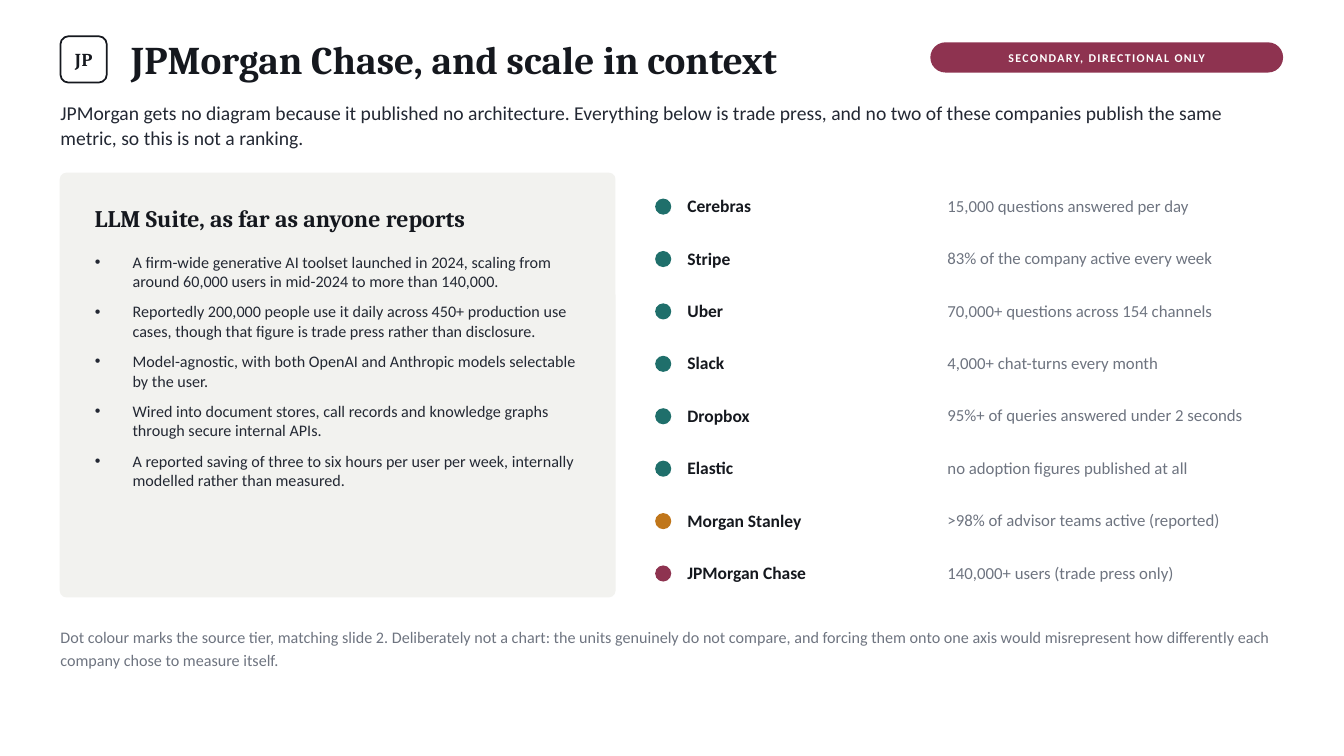
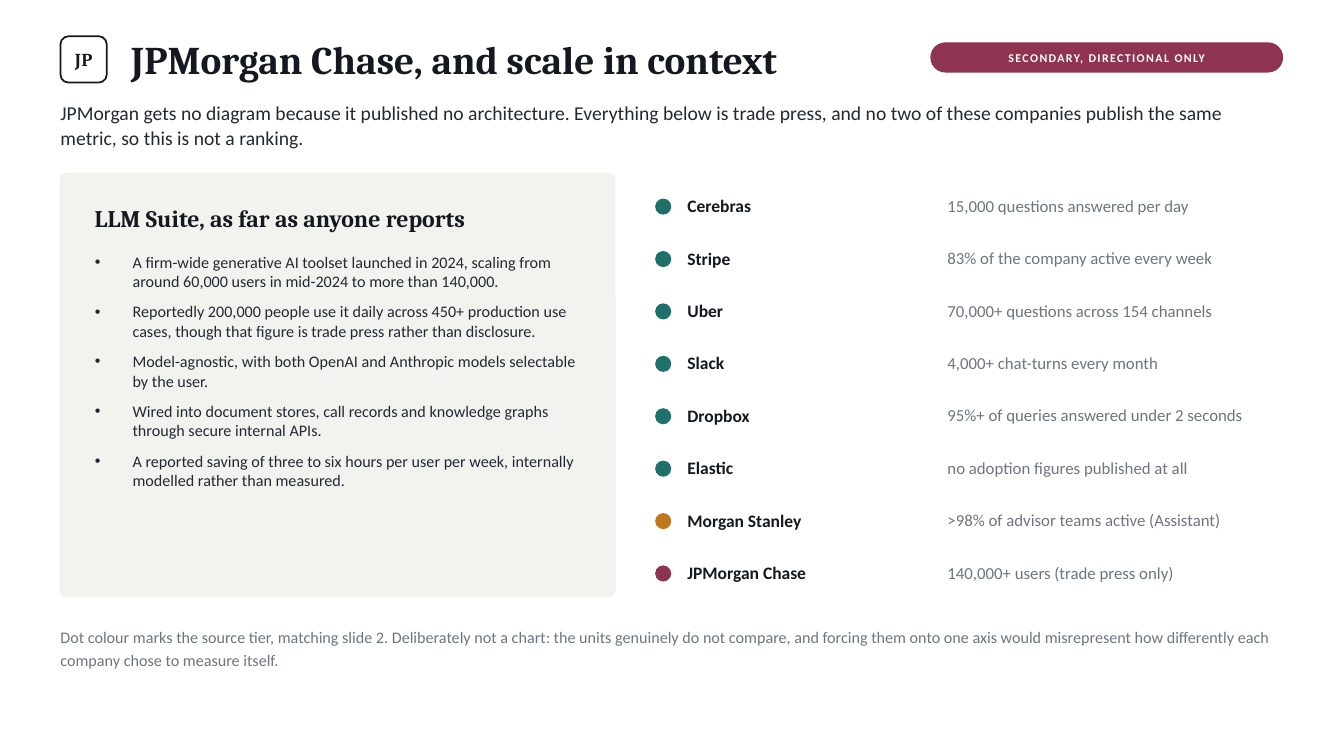
Before and after one commit to chntnm/companywiki, a slide deck: slide 17 of Internal-Knowledge-Bases-Prior-Art-v2.pptx. Drawn at 1344x756 pixels with LibreOffice and Linux fonts; fonts in the diff are those of the drawing. Boxes give left, top, right and bottom in pixels: in the first picture for what was removed or moved away, otherwise in the second. Text is boxed around its words. In the diff, an @@ line names an element or a change of style, - is before the commit and + after.

```diff
--- a/Internal-Knowledge-Bases-Prior-Art-v2.pptx
+++ b/Internal-Knowledge-Bases-Prior-Art-v2.pptx
@@ text at [947,514,1220,528]: text changed @@
->98% of advisor teams active (reported)
+>98% of advisor teams active (Assistant)
```
Also in this commit, not shown: 7 other slides changed, 3 other files.
